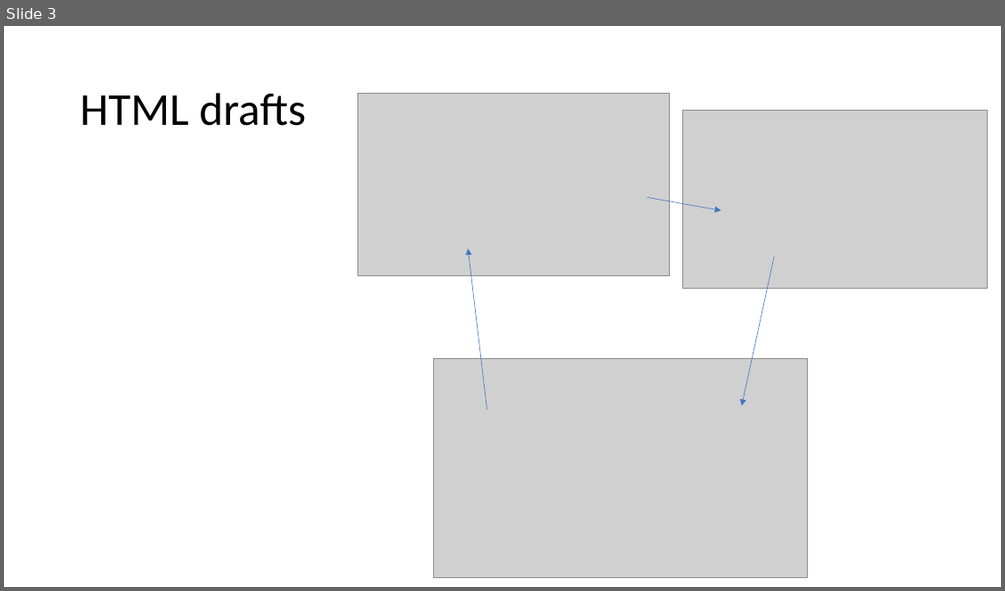
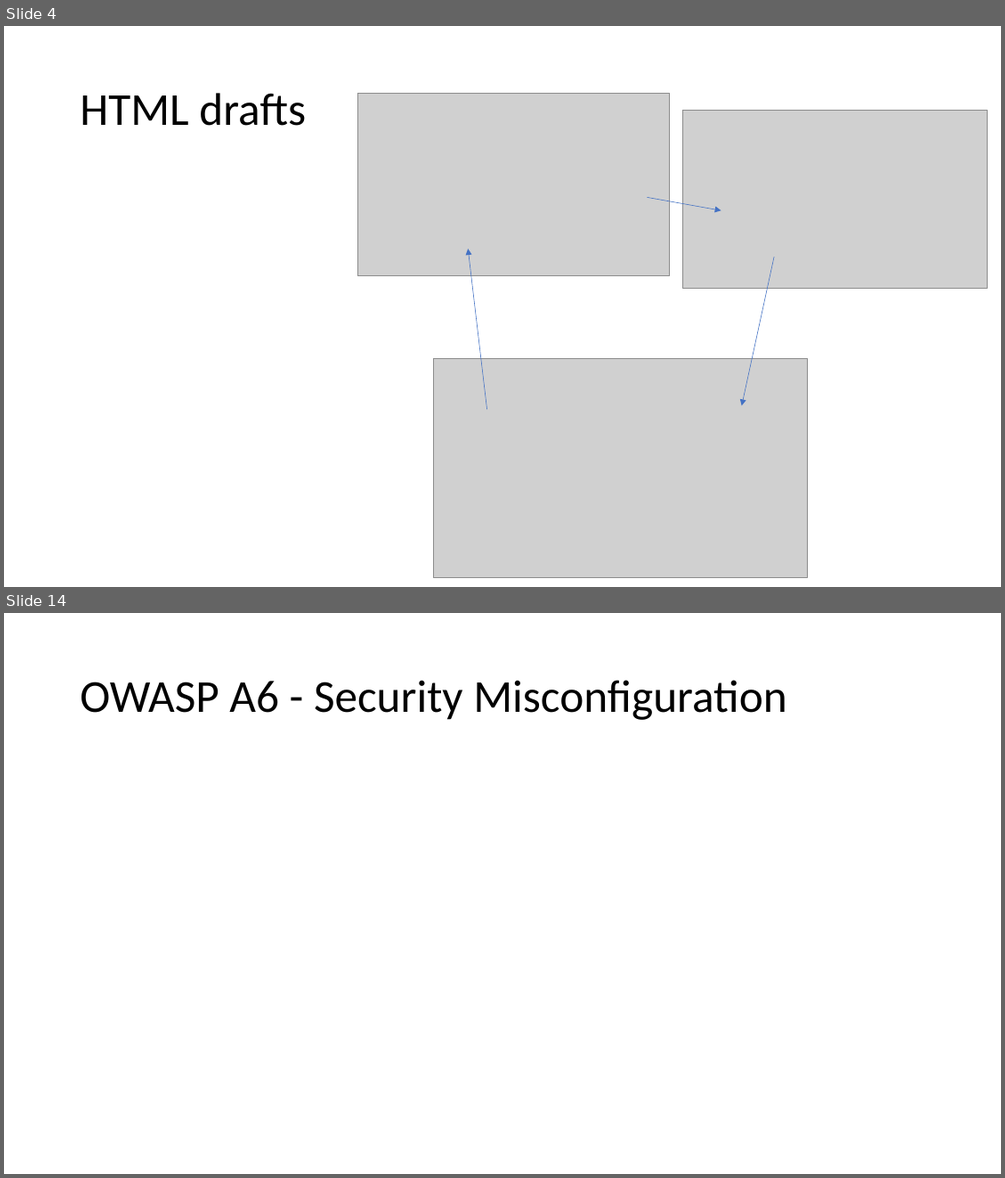
Before and after one commit to jkunnas58/dat250_netbank_fall_2020, a slide deck: Project_report_group_9.pptx. Shown one above the other, each under a label of ours: slide 3 before the commit, slides 4 and 14 after it; the slides between them are not shown. The pictures are 1005x591 and 1005x1178 pixels, drawn with LibreOffice and Linux fonts; fonts in the diff are those of the drawing; grey boxes stand for pictures. Boxes give left, top, right and bottom in pixels: in the first picture for what was removed or moved away, otherwise in the second. Text is boxed around its words. In the diff, an @@ line names an element or a change of style, - is before the commit and + after.

```diff
--- a/Project_report_group_9.pptx
+++ b/Project_report_group_9.pptx
@@ slide 14 added at (4, 613, 1001, 1174), background #FFFFFF @@
@@ title added at (80, 680, 787, 720), 44 pt, text #000000 @@
+OWASP A6 - Security Misconfiguration
@@ what was slide 3 is now slide 4 @@
```
Also in this commit, not shown: 3 slides changed, 16 other slides added, 1 other file.
